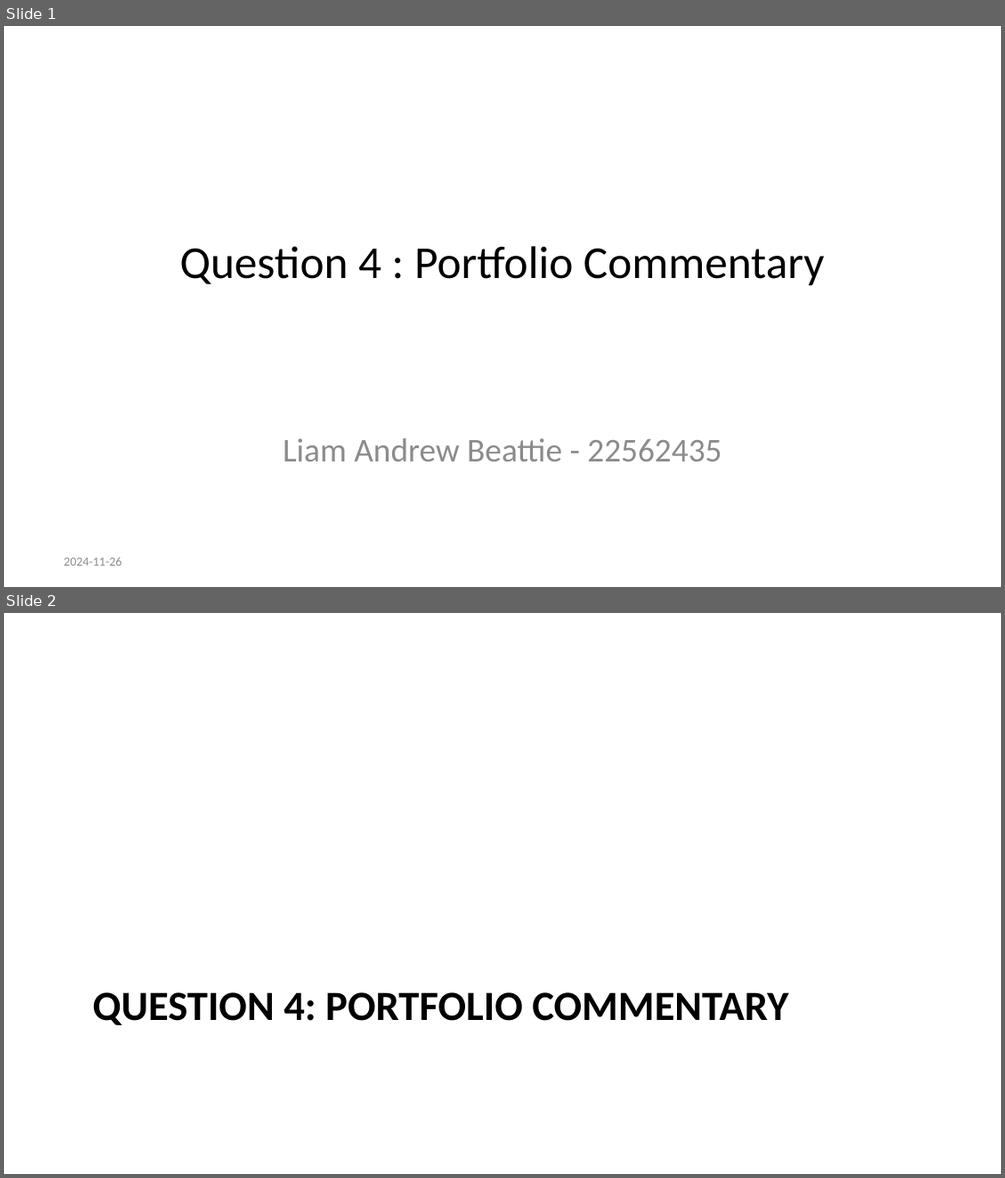
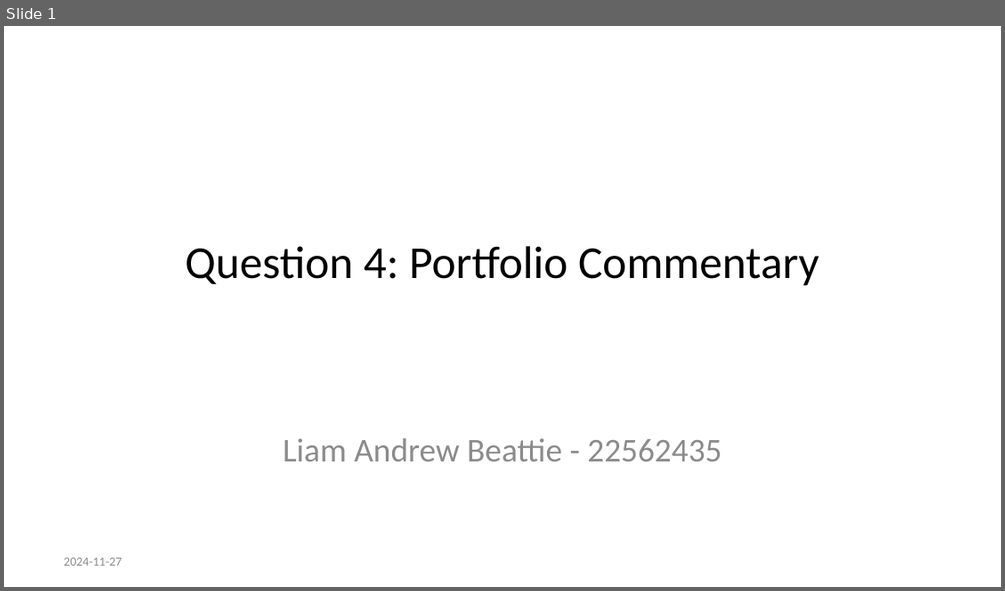
Before and after one commit to 22562435/22562435-FinEcosExam, a slide deck: Questions/Question 4/README.pptx. Shown one above the other, each under a label of ours: slides 1 and 2 before the commit, slide 1 after it. The pictures are 1005x1178 and 1005x591 pixels, drawn with LibreOffice and Linux fonts; fonts in the diff are those of the drawing. Boxes give left, top, right and bottom in pixels: in the first picture for what was removed or moved away, otherwise in the second. Text is boxed around its words. In the diff, an @@ line names an element or a change of style, - is before the commit and + after.

```diff
--- a/Questions/Question 4/README.pptx
+++ b/Questions/Question 4/README.pptx
@@ slide 2 removed at [4, 613, 1001, 1174], background #FFFFFF @@
@@ title removed at [93, 992, 788, 1025] @@
-QUESTION 4: PORTFOLIO COMMENTARY
@@ slide 1 changed as well @@
@@ title at [185, 246, 819, 286]: spaces changed @@
-Question 4 : Portfolio Commentary
+Question 4: Portfolio Commentary
@@ text at [64, 557, 121, 565]: text changed @@
-2024-11-26
+2024-11-27
```
Also in this commit, not shown: 2 other slides changed, 3 slides added, 5 other slides removed, 14 other files.
